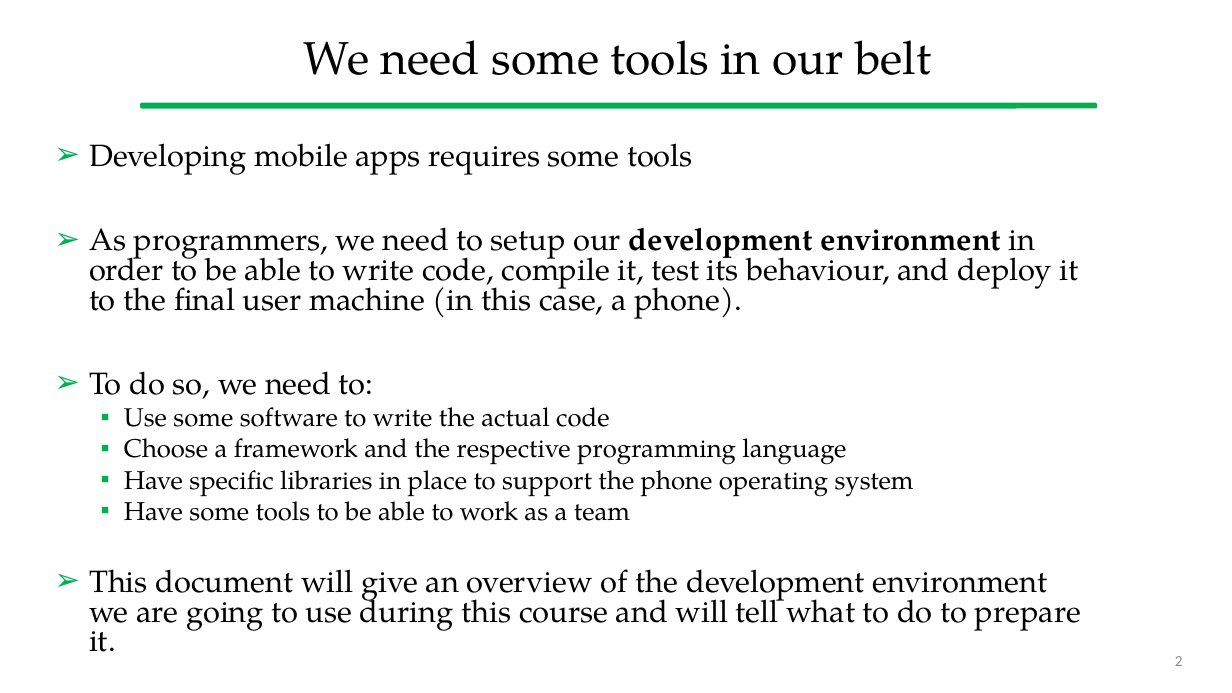
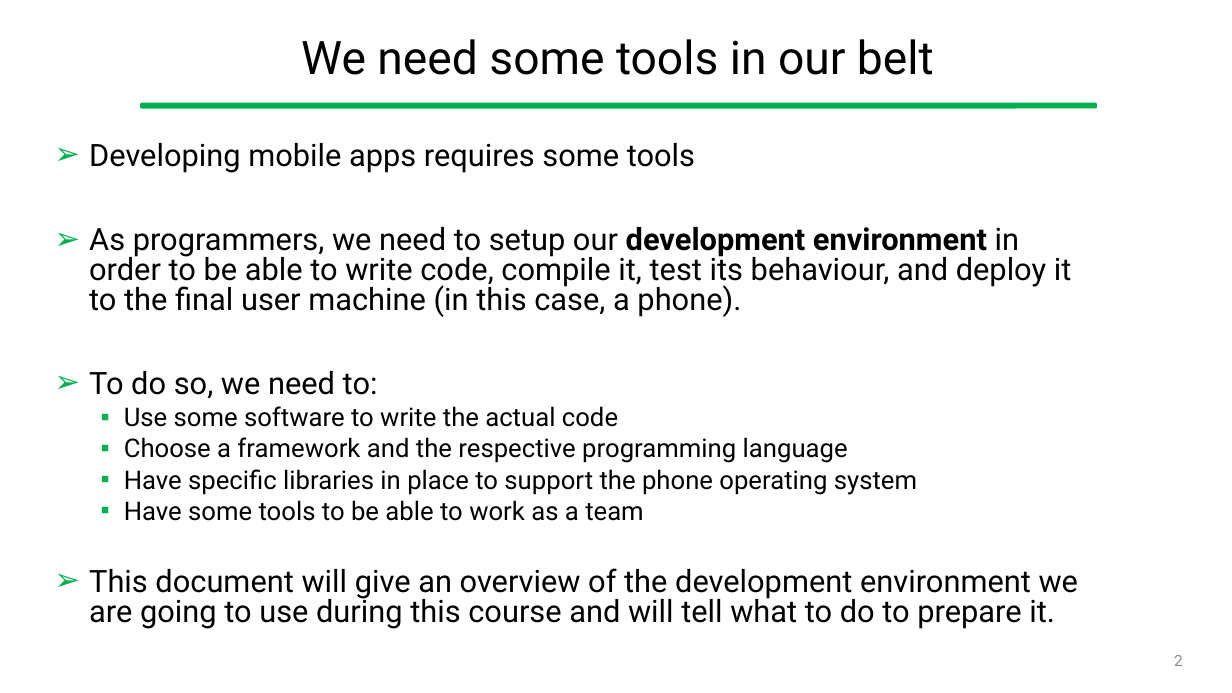
Before and after one commit to gcappon/bwthw, a slide deck: slide 2 of guides/setup_development_environment.pptx. Drawn at 1232x693 pixels with LibreOffice and Linux fonts; fonts in the diff are those of the drawing. Boxes give left, top, right and bottom in pixels: in the first picture for what was removed or moved away, otherwise in the second. Text is boxed around its words. In the diff, an @@ line names an element or a change of style, - is before the commit and + after.

```diff
--- a/guides/setup_development_environment.pptx
+++ b/guides/setup_development_environment.pptx
@@ title "We need some tools in ..." at (x1=301, y1=39, x2=934, y2=75): font TeX Gyre Pagella to Roboto @@
@@ text "Developing mobile apps requires some ..." at (x1=89, y1=143, x2=1078, y2=629): font TeX Gyre Pagella to Roboto @@
```
Also in this commit, not shown: 17 other slides changed, 9 other files.
